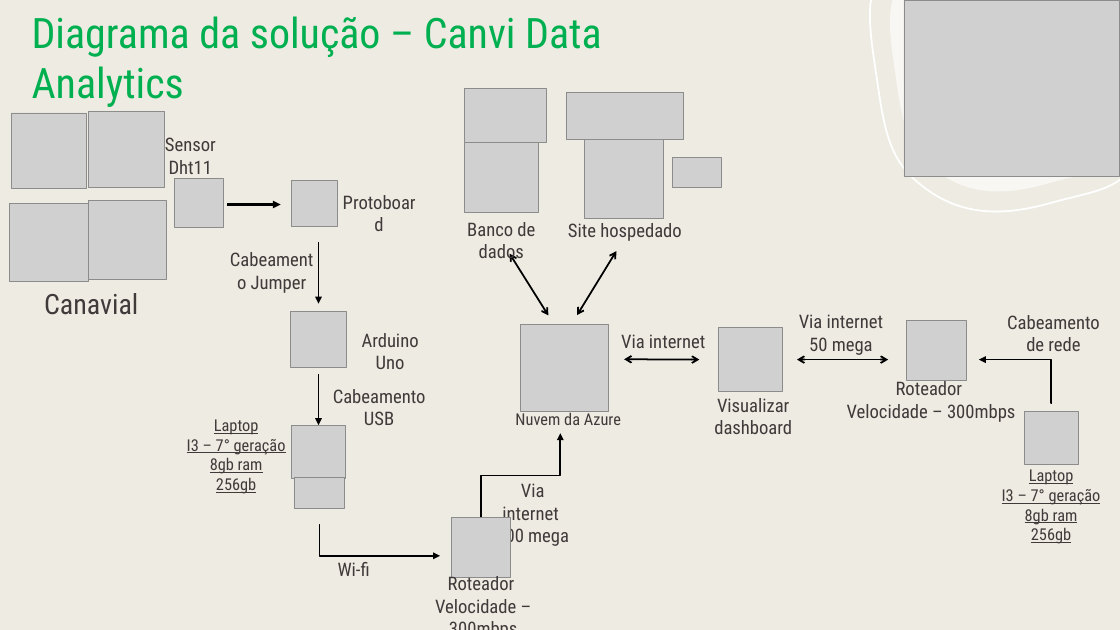
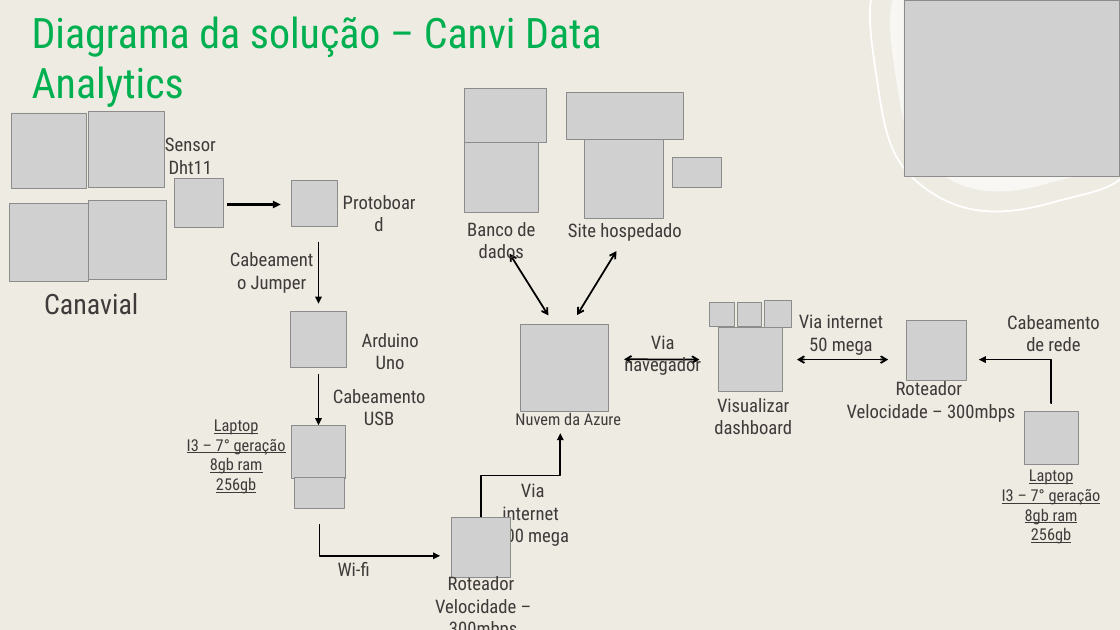
Before and after one commit to Canvi-Data-Analytics/Canvi, a slide deck: slide 1 of Versao geral/Diagrama/Diagrama da Solução.pptx. Drawn at 1120x630 pixels with LibreOffice and Linux fonts; fonts in the diff are those of the drawing; grey boxes stand for pictures; background and template pictures are left out. Boxes give left, top, right and bottom in pixels: in the first picture for what was removed or moved away, otherwise in the second. Text is boxed around its words. In the diff, an @@ line names an element or a change of style, - is before the commit and + after.

Commit message:
att navegadores Diagrama de Solução

```diff
--- a/Versao geral/Diagrama/Diagrama da Solução.pptx
+++ b/Versao geral/Diagrama/Diagrama da Solução.pptx
@@ picture added at (x1=710, y1=302, x2=734, y2=327) @@
@@ picture added at (x1=738, y1=302, x2=762, y2=327) @@
@@ picture added at (x1=765, y1=301, x2=792, y2=329) @@
@@ text at (x1=624, y1=335, x2=701, y2=375): text changed @@
-Via internet
+Via navegador
```
